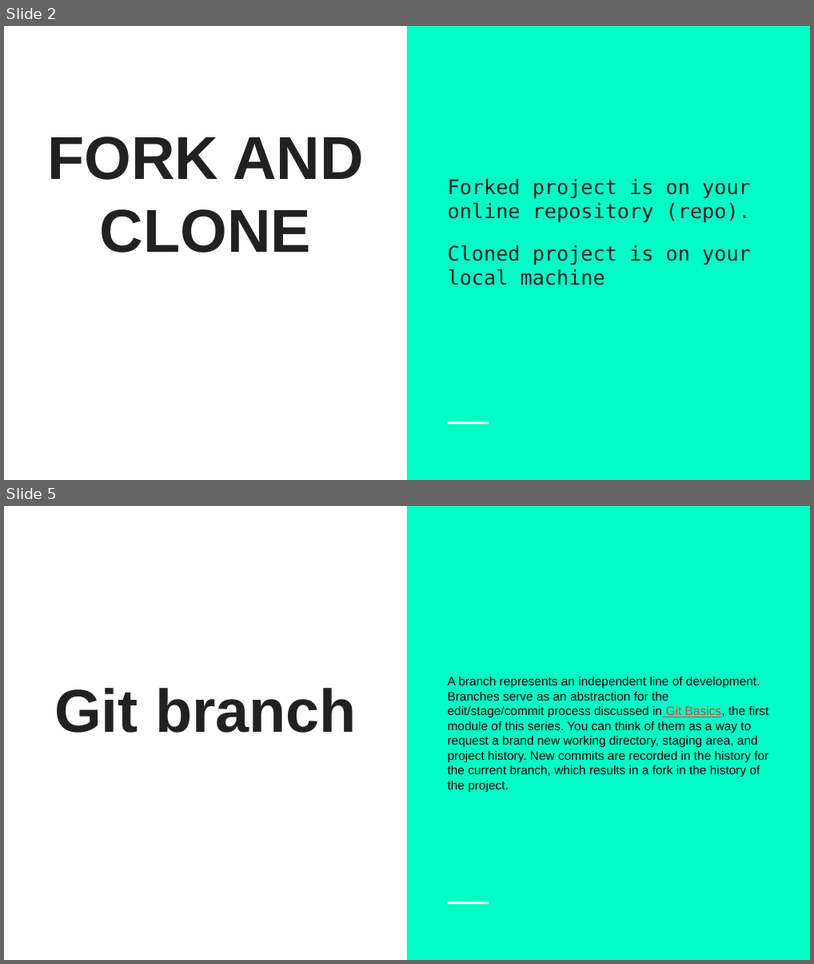
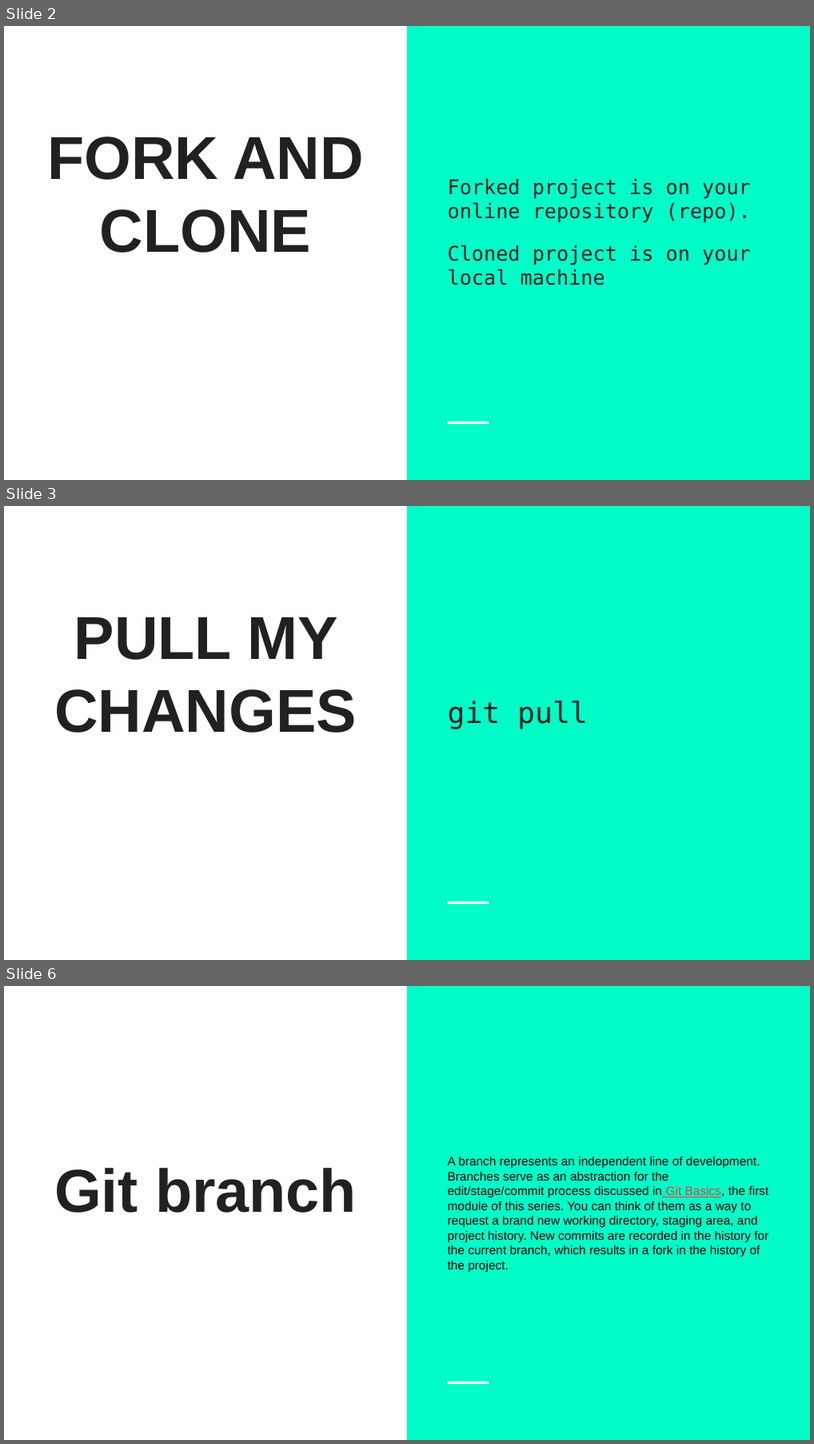
Before and after one commit to divyam3897/VersionControlSystems, a slide deck: VCSday3.odp. Shown one above the other, each under a label of ours: slides 2 and 5 before the commit, slides 2, 3 and 6 after it; the slides between them are not shown. The pictures are 814x964 and 814x1444 pixels, drawn with LibreOffice and Linux fonts; fonts in the diff are those of the drawing. Boxes give left, top, right and bottom in pixels: in the first picture for what was removed or moved away, otherwise in the second. Text is boxed around its words. In the diff, an @@ line names an element or a change of style, - is before the commit and + after.

```diff
--- a/VCSday3.odp
+++ b/VCSday3.odp
@@ slide 3 added at (4,506,810,960), background #FFFFFF; not listed: 2 template elements that a slide beside it also shows @@
@@ title added at (54,617,357,732), 54 pt, text #212121, bold @@
+PULL MY CHANGES
@@ text added at (448,700,588,729), 26 pt, text #212121 @@
+git pull
@@ what was slide 5 is now slide 6 @@
```
Also in this commit, not shown: 1 other file.
